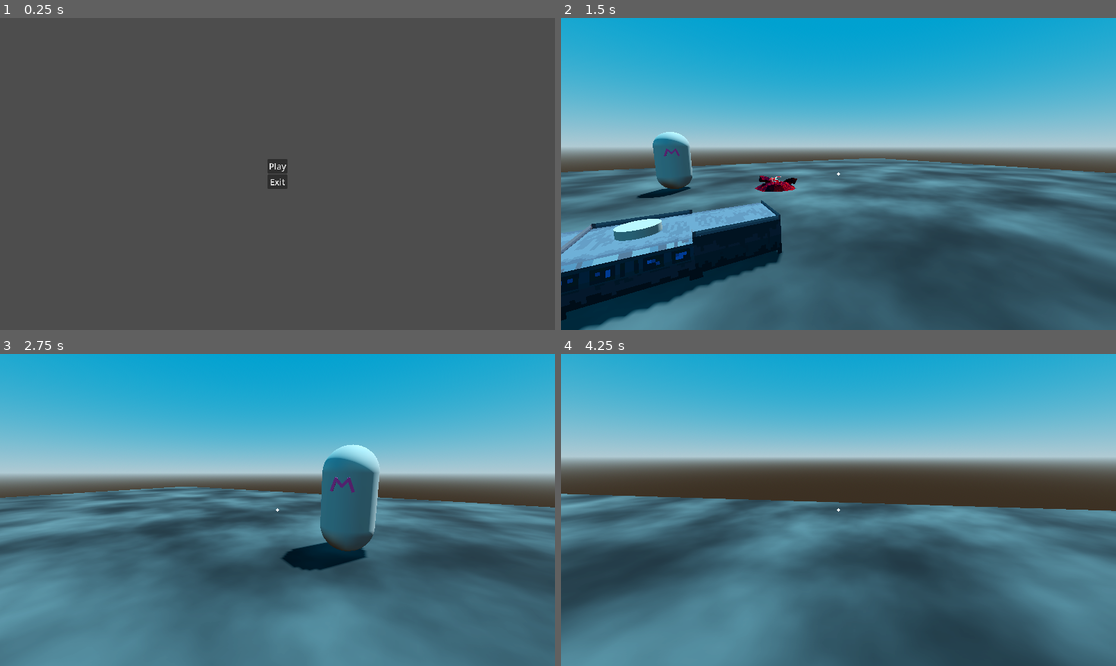
Above: before the commit, frames 1-4 (two rows, left to right).
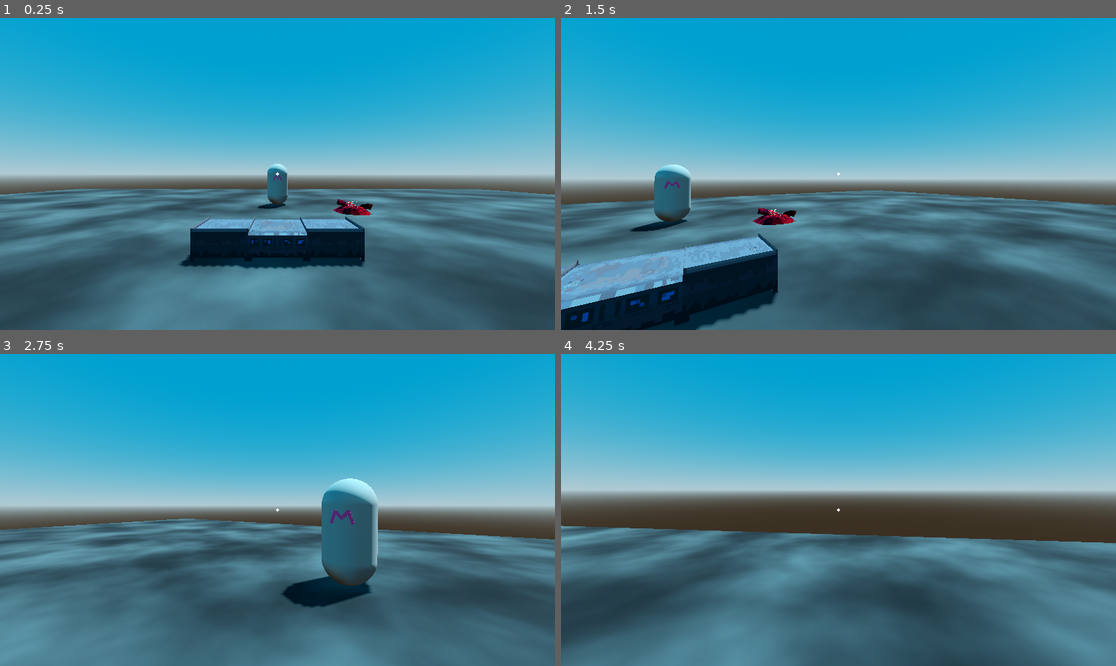
Above: after the commit, the same moments.

Repository: ZsoltHevesi/spooky-cooking-sim
Game: Godot game, scene res://3d_cooking/worlds/restaurant.tscn
Same seed, same stepped clock (60 frames per second), same inputs: the game is played once before the commit and once after it. Before the commit the project starts from res://_Scenes/main_menu.tscn.
Inputs (mouse positions are in pixels of both pictures, inside the frame that each line leads up to):
- Up to frame 1 (0.25 s): no input
- Up to frame 2 (1.5 s): click (838, 164) at 0.5 s, where only the run before the commit has a clickable "Play"; tap Enter at 1.25 s; move the mouse to (866, 174) at 1.27 s; press the mouse at (866, 174) at 1.28 s; hold W (move_forward) from 1.28 s (still down)
- Up to frame 3 (2.75 s): keep holding W (move_forward); move the mouse to (249, 510) at 2.02 s; release the mouse at (249, 510) at 2.03 s; right-click (249, 510) at 2.1 s
- Up to frame 4 (4.25 s): keep holding W (move_forward); move the mouse to (849, 503) at 2.77 s; press the mouse at (849, 503) at 2.78 s; move the mouse to (832, 516) at 3.52 s; release the mouse at (832, 516) at 3.53 s; right-click (832, 516) at 3.6 s; click (832, 516) at 3.67 s

The runs differ from the first frame. In frame 1, 97% of the frame differs, in the area x 0-100%, y 0-100%; in frame 2, 65%; in frame 3, 63%; in frame 4, 70%.

Commit message:
Stove is now stoves
one for cooking ingredients, other for burger stacking

Diff:
--- a/3d_cooking/worlds/restaurant.tscn
+++ b/3d_cooking/worlds/restaurant.tscn
@@ -76,4 +76,4 @@
 transform = Transform3D(-4.37114e-08, 0, 1, 0, 1, 0, -1, 0, -4.37114e-08, 0, 0, -4)
 
 [node name="BurgerTopBun" parent="." instance=ExtResource("6_8yb5e")]
-transform = Transform3D(1, 0, 0, 0, 1, 0, 0, 0, 1, 0, 0.6, -4)
+transform = Transform3D(1, 0, 0, 0, 1, 0, 0, 0, 1, -0.7, 0.6, -4.3)
--- a/_Scenes/burger_top_bun.tscn
+++ b/_Scenes/burger_top_bun.tscn
@@ -1,12 +1,7 @@
-[gd_scene load_steps=3 format=3 uid="uid://t6g25kc7neum"]
-
-[sub_resource type="CylinderMesh" id="CylinderMesh_irn6q"]
-top_radius = 0.2
-bottom_radius = 0.2
-height = 0.1
+[gd_scene load_steps=2 format=3 uid="uid://t6g25kc7neum"]
 
 [sub_resource type="BoxShape3D" id="BoxShape3D_nf467"]
-size = Vector3(0.4, 0.1, 0.4)
+size = Vector3(0.25, 0.1, 0.25)
 
 [node name="BurgerTopBun" type="RigidBody3D" groups=["grabbable"]]
 transform = Transform3D(1, 0, 0, 0, 1, 0, 0, 0, 1, 0, 0.1, 0)
@@ -17,7 +12,6 @@
 
 [node name="MeshInstance3D" type="MeshInstance3D" parent="."]
 transform = Transform3D(1, 0, 0, 0, 1, 0, 0, 0, 1, 0, -0.0497748, 0)
-mesh = SubResource("CylinderMesh_irn6q")
 
 [node name="CollisionShape3D" type="CollisionShape3D" parent="."]
 transform = Transform3D(1, 0, 0, 0, 1, 0, 0, 0, 1, 0, -0.0515216, 0)
--- a/_Scenes/stove.tscn
+++ b/_Scenes/stove.tscn
@@ -1,8 +1,18 @@
-[gd_scene load_steps=7 format=3 uid="uid://dkvtpsehkkh4g"]
+[gd_scene load_steps=16 format=3 uid="uid://dkvtpsehkkh4g"]
 
 [ext_resource type="Script" path="res://_Scenes/stove.gd" id="1_6tf2b"]
 [ext_resource type="ArrayMesh" uid="uid://bins0jj5w5ep6" path="res://_Assets/Objects/Spookjam_Grill_Clean.obj" id="1_r1tfd"]
 [ext_resource type="Texture2D" uid="uid://pnw6ihra53u1" path="res://_Assets/Objects/Spookjam_Grill_clean.png" id="1_vs0ia"]
+[ext_resource type="Texture2D" uid="uid://djqqovjck1ob3" path="res://_Assets/Objects/Spookjam_Grill_Dirty.png" id="2_5trsd"]
+[ext_resource type="ArrayMesh" uid="uid://g5d0whlwdfxj" path="res://_Assets/Objects/Spookjam_Grill_Dirty.obj" id="3_kv8ob"]
+[ext_resource type="Texture2D" uid="uid://d2a2wgf88xctc" path="res://_Assets/Objects/spatula_dirty.png" id="6_vsjvt"]
+[ext_resource type="ArrayMesh" uid="uid://ffyipym6ngmt" path="res://_Assets/Objects/spookjam_spatula_dirty.obj" id="7_xdkmo"]
+[ext_resource type="Texture2D" uid="uid://cmqhcg888v5h0" path="res://_Assets/Objects/spatula_Clean.png" id="8_ngs6l"]
+[ext_resource type="ArrayMesh" uid="uid://d1vnal5giv1xb" path="res://_Assets/Objects/spookjam_spatula_clean.obj" id="9_00sla"]
+
+[sub_resource type="StandardMaterial3D" id="StandardMaterial3D_swcym"]
+albedo_texture = ExtResource("2_5trsd")
+texture_filter = 0
 
 [sub_resource type="StandardMaterial3D" id="StandardMaterial3D_qax8x"]
 cull_mode = 2
@@ -10,10 +20,20 @@
 texture_filter = 0
 
 [sub_resource type="BoxShape3D" id="BoxShape3D_jtq5t"]
-size = Vector3(1, 0.5, 2)
+size = Vector3(1, 0.5, 3)
 
 [sub_resource type="BoxShape3D" id="BoxShape3D_51fhe"]
 size = Vector3(0.4, 0.175488, 0.4)
+
+[sub_resource type="StandardMaterial3D" id="StandardMaterial3D_l08iq"]
+transparency = 1
+albedo_texture = ExtResource("6_vsjvt")
+texture_filter = 0
+
+[sub_resource type="StandardMaterial3D" id="StandardMaterial3D_dgkc3"]
+transparency = 1
+albedo_texture = ExtResource("8_ngs6l")
+texture_filter = 0
 
 [node name="stove" type="StaticBody3D"]
 collision_layer = 4
@@ -23,8 +43,8 @@
 
 [node name="MeshInstance3D" type="MeshInstance3D" parent="."]
 layers = 2
-material_override = SubResource("StandardMaterial3D_qax8x")
-mesh = ExtResource("1_r1tfd")
+material_override = SubResource("StandardMaterial3D_swcym")
+mesh = ExtResource("3_kv8ob")
 
 [node name="MeshInstance3D2" type="MeshInstance3D" parent="."]
 transform = Transform3D(-1, 0, -8.74228e-08, 0, 1, 0, 8.74228e-08, 0, -1, 0, 0, 1)
@@ -39,17 +59,27 @@
 mesh = ExtResource("1_r1tfd")
 
 [node name="CollisionShape3D" type="CollisionShape3D" parent="."]
-transform = Transform3D(1, 0, 0, 0, 1, 0, 0, 0, 1, 0, 0.25, 0.5)
+transform = Transform3D(1, 0, 0, 0, 1, 0, 0, 0, 1, 0, 0.25, 0)
 shape = SubResource("BoxShape3D_jtq5t")
 
 [node name="Camera3D" type="Camera3D" parent="."]
 transform = Transform3D(-4.37114e-08, 0.573576, -0.819152, 0, 0.819152, 0.573576, 1, 2.50718e-08, -3.58063e-08, -1.15, 1.2, 0)
 
 [node name="BurgerConstructor" type="Area3D" parent="."]
-transform = Transform3D(1, 0, 0, 0, 1, 0, 0, 0, 1, 0, 0.501478, 0)
+transform = Transform3D(1, 0, 0, 0, 1, 0, 0, 0, 1, 0, 0.501478, 1)
 
 [node name="CollisionShape3D" type="CollisionShape3D" parent="BurgerConstructor"]
 transform = Transform3D(1, 0, 0, 0, 1, 0, 0, 0, 1, 0, 0.0867676, 0)
 shape = SubResource("BoxShape3D_51fhe")
 
+[node name="MeshInstance3D4" type="MeshInstance3D" parent="."]
+transform = Transform3D(0.187952, -0.0271278, 0.0627554, 0.0285707, 0.197949, 9.82619e-10, -0.0621118, 0.00896483, 0.189899, -0.27432, 0.477258, 1.32242)
+material_override = SubResource("StandardMaterial3D_l08iq")
+mesh = ExtResource("7_xdkmo")
+
+[node name="MeshInstance3D5" type="MeshInstance3D" parent="."]
+transform = Transform3D(0.187774, -0.0271022, -0.0632954, 0.0285707, 0.197949, 2.84697e-09, 0.0626462, -0.00904197, 0.18972, -0.27432, 0.477258, -0.379063)
+material_override = SubResource("StandardMaterial3D_dgkc3")
+mesh = ExtResource("9_00sla")
+
 [connection signal="interacted" from="." to="." method="_on_interacted"]
--- a/project.godot
+++ b/project.godot
@@ -11,7 +11,7 @@
 [application]
 
 config/name="Spooky Cooking Sim"
-run/main_scene="res://_Scenes/main_menu.tscn"
+run/main_scene="res://3d_cooking/worlds/restaurant.tscn"
 config/features=PackedStringArray("4.3", "GL Compatibility")
 config/icon="res://icon.svg"
 
Not shown, added: export_presets.cfg
